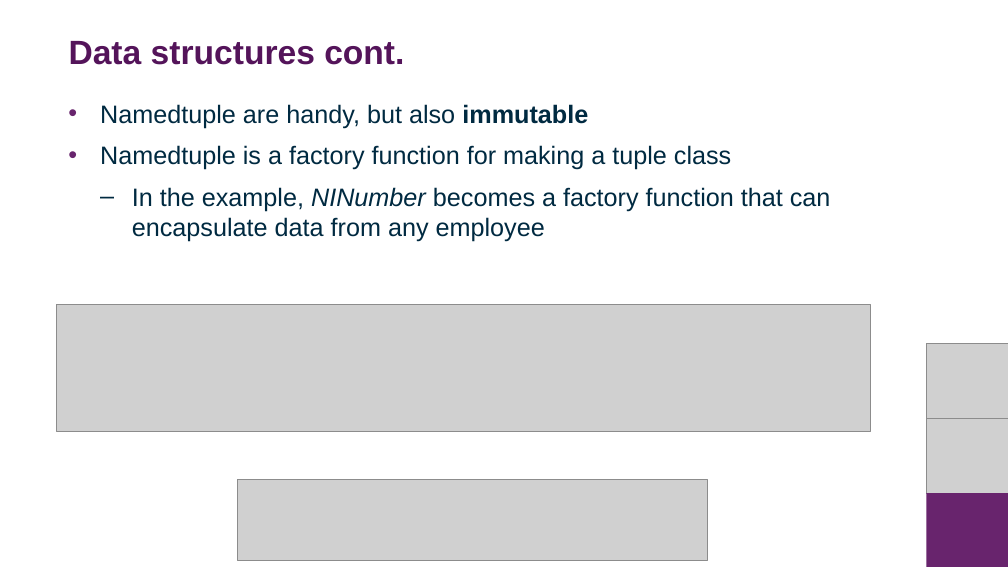
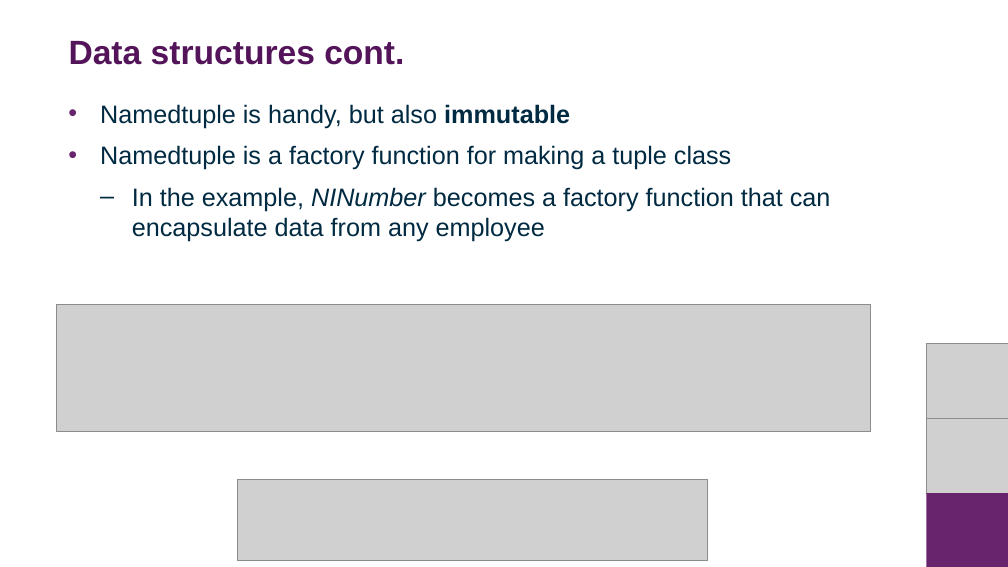
Before and after one commit to DurhamARC/Intermediate-Python, a slide deck: slide 37 of slides/intermediate_python.pptx. Drawn at 1008x567 pixels with LibreOffice and Linux fonts; fonts in the diff are those of the drawing; grey boxes stand for pictures; background and template pictures are left out. Boxes give left, top, right and bottom in pixels: in the first picture for what was removed or moved away, otherwise in the second. Text is boxed around its words. In the diff, an @@ line names an element or a change of style, - is before the commit and + after.

```diff
--- a/slides/intermediate_python.pptx
+++ b/slides/intermediate_python.pptx
@@ text at box(100, 104, 570, 128): text changed @@
-  • Namedtuple are handy, but also immutable
+  • Namedtuple is handy, but also immutable
```
Also in this commit, not shown: 11 other slides changed, 1 other file.
